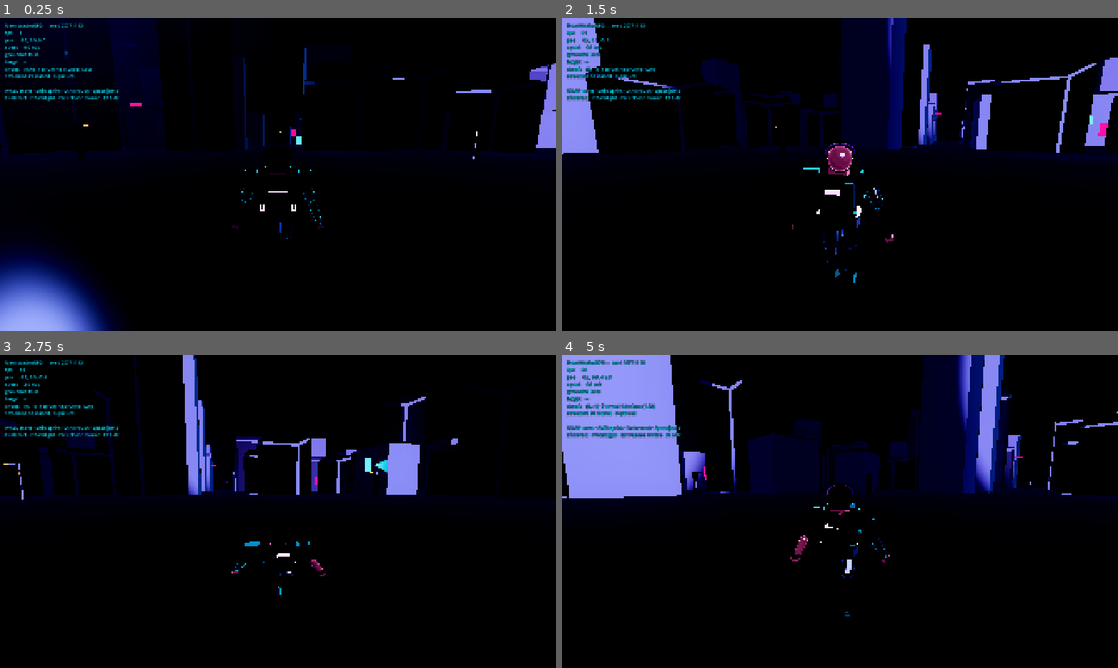
Above: before the commit, frames 1-4 (two rows, left to right).
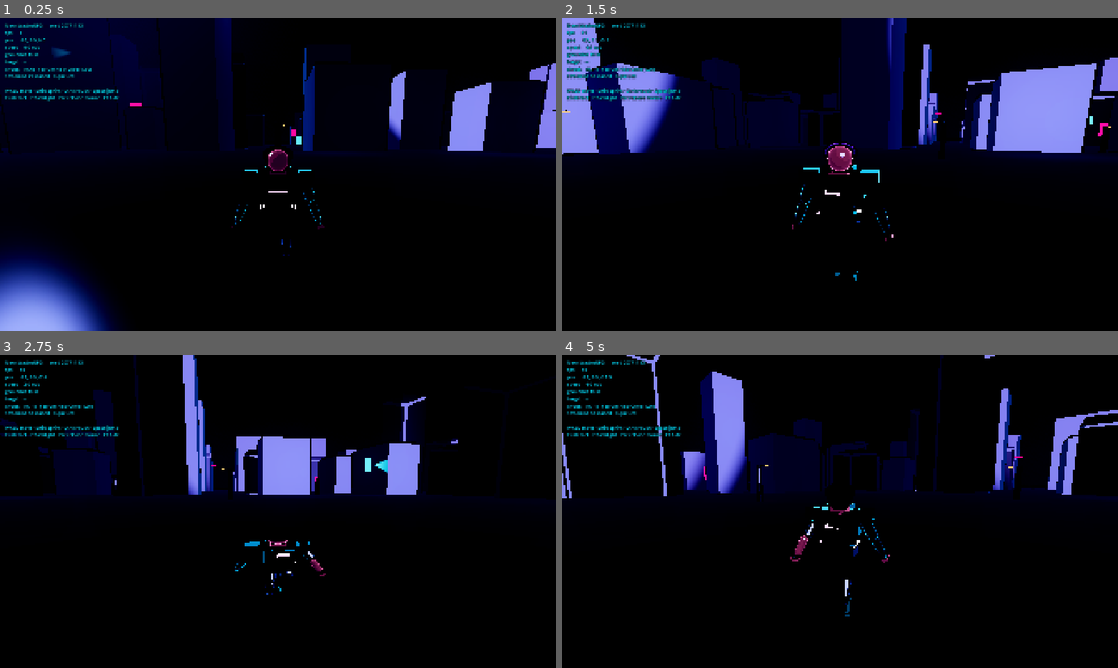
Above: after the commit, the same moments.

Repository: jimmylovnjames/Game-development
Game: Godot game, scene res://scenes/main.tscn
Same seed, same stepped clock (60 frames per second), same inputs: the game is played once before the commit and once after it.
Inputs (mouse positions are in pixels of both pictures, inside the frame that each line leads up to):
- Up to frame 1 (0.25 s): no input
- Up to frame 2 (1.5 s): tap Enter at 0.5 s; move the mouse to (867, 174) at 0.52 s; hold W (move_forward) from 0.53 s (still down); click (867, 174) at 0.6 s; tap Space (jump) at 0.77, 1.07 s; move the mouse to (812, 174) at 1.27 s; right-click (812, 174) at 1.35 s
- Up to frame 3 (2.75 s): keep holding W (move_forward); tap Space (jump) at 1.52, 1.82 s; move the mouse to (289, 505) at 2.02 s; hold Ctrl (crouch) from 2.03 s (still down)
- Up to frame 4 (5 s): keep holding W (move_forward); move the mouse to (834, 517) at 2.77 s; release Ctrl (crouch) at 2.78 s; tap E (interact) at 2.85 s; click (834, 517) at 2.92 s; tap Space (jump) at 3.02, 3.32, 3.77, 4.07, 4.52, 4.82 s; move the mouse to (878, 514) at 3.52 s; tap J (journal) at 3.6 s; move the mouse to (795, 508) at 4.27 s; tap Shift (sprint) at 4.35 s

The runs differ from the first frame. In frame 1, 4.5% of the frame differs, in the area x 9-100%, y 0-76%; in frame 2, 12%; in frame 3, 4.6%; in frame 4, 20%, in the area x 0-100%, y 0-82%.

Commit message:
Ring the spawn plaza with lamps by fixing the lattice phase
The plaza booted unlit: nearest street lamp 44.6 m away, no light source
in frame at spawn, against the style bible's "always a light source in
frame".

Density was never the problem — the old blockout's lamp spacing was
31·√2 ≈ 43.8 m and this lattice is 32·√2 ≈ 45.3 m. Phase was. Keeping the
even diagonal puts a lamp site exactly on the world origin, which the
plaza rule then deletes, blowing a hole in the middle of spawn and
leaving only the diagonal corners at 45 m. The odd diagonal puts them on
the cardinal corners at 32 m, ringing the plaza edge.

Same lamps per chunk, so the light budget is untouched — 15 to 16 visible
lights, against the ~60 that washed the cel bands flat before.

Measured: nearest visible lamp 44.6 m -> 31.3 m. verify_setup and
soak_test both still pass.

Co-Authored-By: Claude Opus 5 <noreply@anthropic.com>
Claude-Session: https://claude.ai/code/session_01VUNKEWLYnfjnWEgeri4wSR

Diff:
--- a/scripts/world/chunk_generator.gd
+++ b/scripts/world/chunk_generator.gd
@@ -294,10 +294,16 @@
 	for ix in WorldGrid.LOTS_PER_CHUNK:
 		for iz in WorldGrid.LOTS_PER_CHUNK:
 			var lot := Vector2i(first_lot.x + ix, first_lot.y + iz)
+			# Thin them out — a lamp at every junction is too bright — but keep
+			# the *odd* diagonal, not the even one. The even diagonal puts a lamp
+			# site on the world origin, which the plaza rule below then deletes,
+			# leaving the spawn unlit for 45 m in every direction. Odd parity
+			# rings the plaza at 32 m instead, at identical lamp density.
+			#
 			# posmod, not %: GDScript's modulo keeps the sign of the dividend,
-			# which flips the parity of the whole west and north half-plane.
-			if posmod(lot.x + lot.y, 2) != 0:
-				continue  # thin them out; a lamp at every junction is too bright
+			# which would flip this parity across the west and north half-planes.
+			if posmod(lot.x + lot.y, 2) != 1:
+				continue
 			if rng.randf() > biome.lamp_chance:
 				continue
 
--- a/tools/soak_test.gd
+++ b/tools/soak_test.gd
@@ -20,8 +20,8 @@
 
 ## Far enough out that not one chunk of the spawn ring survives the move, and on
 ## an exact lot corner so the teleport lands in a junction rather than inside a
-## tower. Odd parity, so the junction carries no street lamp either.
-const FAR_LOT := Vector2i(18, -15)
+## tower. Even parity, so the junction carries no street lamp either.
+const FAR_LOT := Vector2i(18, -16)
 
 var _scene: Node = null
 var _player: CharacterBody3D = null
